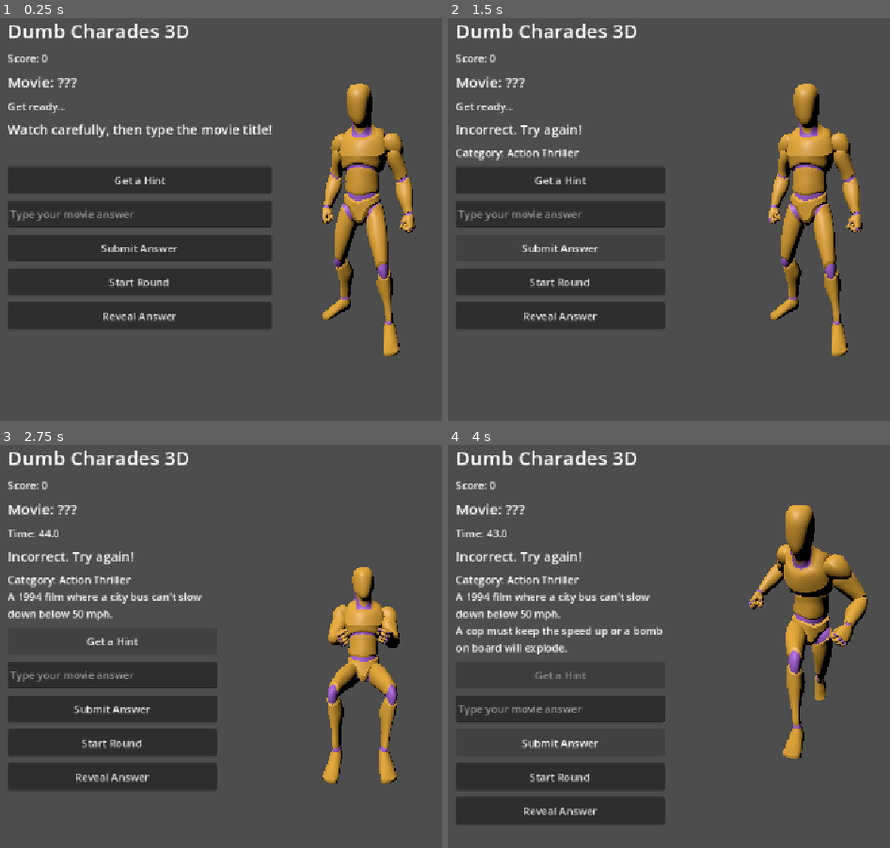
Above: before the commit, frames 1-4 (two rows, left to right).
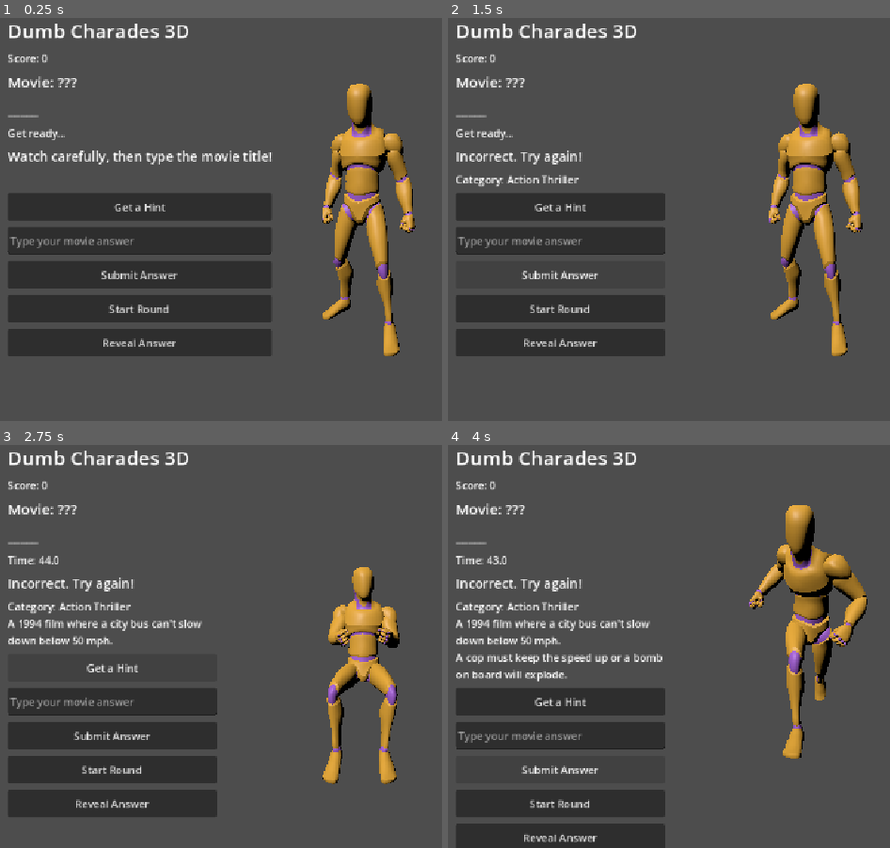
Above: after the commit, the same moments.

Repository: ramakrishna1410/dumbcharadesgodot
Game: Godot game, scene res://scenes/main_3d_ual.tscn
Two runs of this game, one before a commit and one after it. Both use one fixed random seed, a clock stepped at 60 frames per second and the inputs below.
Inputs:
- Up to frame 1 (0.25 s): no input
- Up to frame 2 (1.5 s): click "Get a Hint" at 0.5 s; click "Submit Answer" at 1.25 s
- Up to frame 3 (2.75 s): click "Get a Hint" at 2 s
- Up to frame 4 (4 s): click "Get a Hint" at 2.75 s; click "Submit Answer" at 3.5 s

The runs differ from the first frame. In frame 1, 19% of the frame differs, in the area x 1-62%, y 20-84%; in frame 2, 13%; in frame 3, 13%; in frame 4, 13%.

Commit message:
Add word-breakdown clues and fix unrelated actions
- Show a free, always-visible letter-blank breakdown of the title
  (e.g. "___ ___: ____ ____") from round start, mirroring the
  word-count signal real charades gives up front.
- Add a 4th on-demand hint tier revealing each word's first letter,
  derived from the title rather than authored per movie; scoring now
  tapers 5/4/3/2/1 by hints used.
- Replace actions with no clear connection to the movie: Saturday
  Night Fever no longer includes an unrelated "run" (now pure dance),
  and Mad Max: Fury Road drops "run" in favor of doubling down on its
  driving/shooting/fighting car-chase identity.

Co-Authored-By: Claude Sonnet 5 <noreply@anthropic.com>
Claude-Session: https://claude.ai/code/session_01Y8X2xr5vc4b4fP7vVJst4u

Diff:
--- a/scripts/main_3d.gd
+++ b/scripts/main_3d.gd
@@ -3,6 +3,7 @@
 @onready var animation_player: AnimationPlayer = $Blake/AnimationPlayer
 
 var movie_title_label: Label
+var title_blanks_label: Label
 var action_label: Label
 var hint_label: Label
 var hint_button: Button
@@ -125,6 +126,10 @@
 	movie_title_label.add_theme_font_size_override("font_size", 22)
 	panel.add_child(movie_title_label)
 
+	title_blanks_label = Label.new()
+	title_blanks_label.add_theme_font_size_override("font_size", 22)
+	panel.add_child(title_blanks_label)
+
 	timer_label = Label.new()
 	panel.add_child(timer_label)
 
@@ -181,6 +186,7 @@
 	hints_revealed = 0
 
 	movie_title_label.text = "Movie: ???"
+	title_blanks_label.text = build_title_blanks(str(secret_movie["title"]))
 	action_label.text = "Watch carefully, then type the movie title!"
 	hint_label.text = ""
 	hint_button.disabled = false
@@ -202,7 +208,7 @@
 		or text_similarity(player_answer, correct_answer) >= MATCH_SIMILARITY_THRESHOLD
 
 	if is_match:
-		score += max(4 - hints_revealed, 1)
+		score += max(5 - hints_revealed, 1)
 		round_answered = true
 		round_running = false
 		action_label.text = "Correct!"
@@ -270,15 +276,45 @@
 
 func reveal_hint() -> void:
 	var hints: Array = secret_movie["hints"]
-
-	if hints_revealed >= hints.size():
-		return
-
-	hint_label.text += ("\n" if hint_label.text != "" else "") + str(hints[hints_revealed])
+	var total_hints := hints.size() + 1 # + the derived first-letters hint
+
+	if hints_revealed >= total_hints:
+		return
+
+	var hint_text: String
+
+	if hints_revealed < hints.size():
+		hint_text = str(hints[hints_revealed])
+	else:
+		hint_text = "First letters: " + build_first_letters(str(secret_movie["title"]))
+
+	hint_label.text += ("\n" if hint_label.text != "" else "") + hint_text
 	hints_revealed += 1
 
-	if hints_revealed >= hints.size():
+	if hints_revealed >= total_hints:
 		hint_button.disabled = true
+
+# Replaces each letter with "_" while leaving spaces/punctuation as-is, e.g.
+# "Mad Max: Fury Road" -> "___ ___: ____ ____". Shown for free so players get
+# the word-count/word-length signal real charades gives up front.
+func build_title_blanks(title: String) -> String:
+	var blanks := ""
+
+	for i in range(title.length()):
+		var current_char := title[i]
+		blanks += "_" if current_char.to_upper() != current_char.to_lower() else current_char
+
+	return blanks
+
+# Joins each word's first letter, e.g. "Mad Max: Fury Road" -> "M M F R".
+func build_first_letters(title: String) -> String:
+	var letters: Array[String] = []
+
+	for word in title.split(" ", false):
+		if word.length() > 0:
+			letters.append(word[0].to_upper())
+
+	return " ".join(letters)
 
 func reveal_answer() -> void:
 	if round_answered:
--- a/scripts/movie_deck.gd
+++ b/scripts/movie_deck.gd
@@ -15,7 +15,7 @@
 	{
 		"title": "Mad Max: Fury Road",
 		"hints": ["Category: Post-Apocalyptic Action", "A 2015 film set in a desert wasteland after civilization's collapse.", "Most of the movie is one long car chase across the desert."],
-		"actions": ["drive", "run", "attack", "drive", "shoot", "run"]
+		"actions": ["drive", "shoot", "attack", "drive", "shoot", "attack"]
 	},
 	{
 		"title": "Mission: Impossible",
@@ -30,7 +30,7 @@
 	{
 		"title": "Saturday Night Fever",
 		"hints": ["Category: Dance Drama", "A 1977 film starring John Travolta as a Brooklyn disco dancer.", "The hero dreams of winning a local dance contest."],
-		"actions": ["dance", "dance", "run", "dance"]
+		"actions": ["dance", "dance", "dance", "dance"]
 	},
 	{
 		"title": "John Wick",
